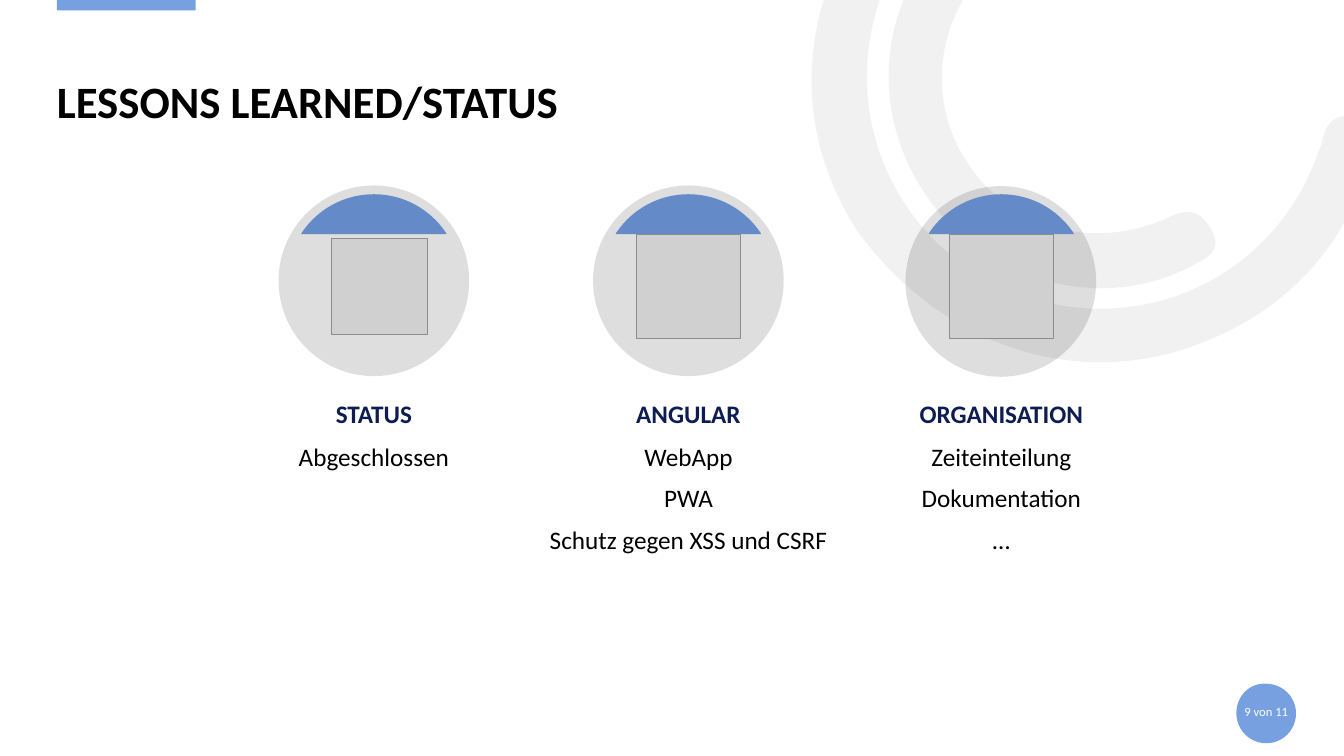
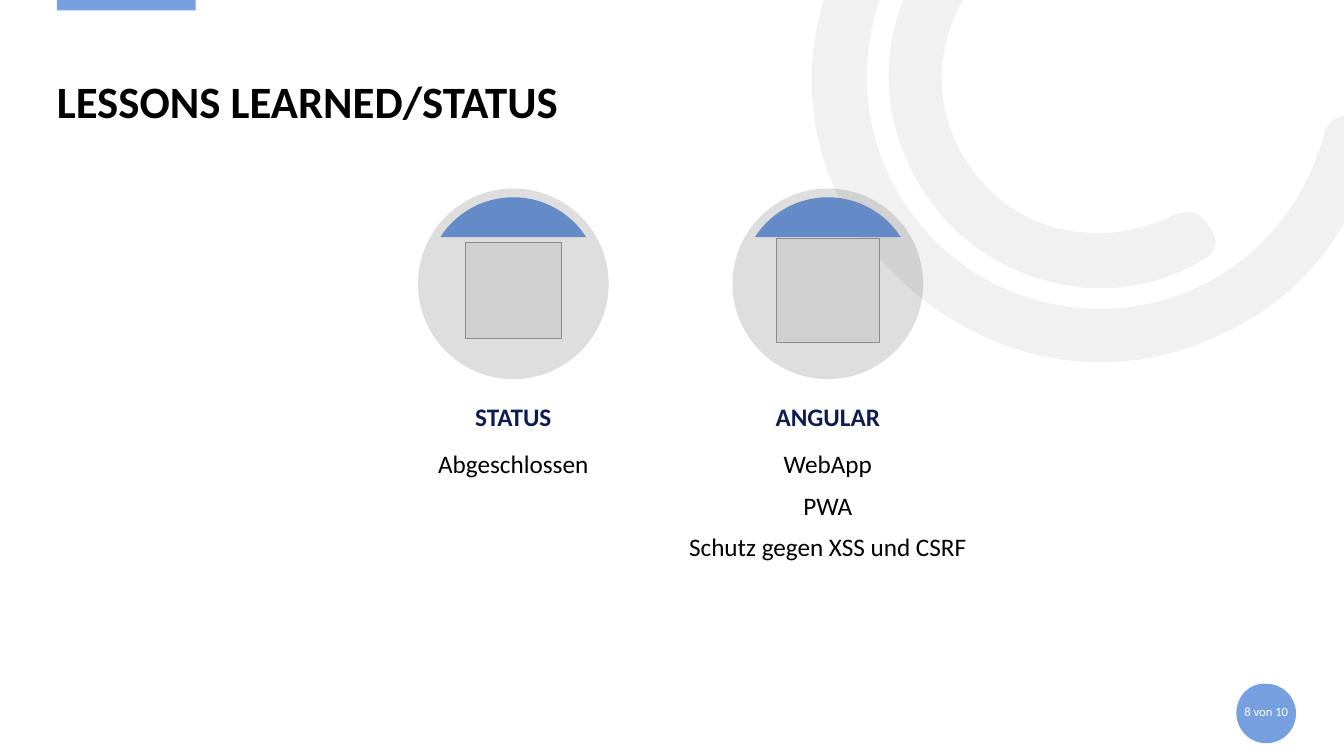
Before and after one commit to S2210237030/EazyBooks_PRO4, a slide deck: slide 8 of Documentation/ProjectDocumentation/Präsi_EazyBooks.pptx (slide 9 before the commit). Drawn at 1344x756 pixels with LibreOffice and Linux fonts; fonts in the diff are those of the drawing; grey boxes stand for pictures. Boxes give left, top, right and bottom in pixels: in the first picture for what was removed or moved away, otherwise in the second. Text is boxed around its words. In the diff, an @@ line names an element or a change of style, - is before the commit and + after.

```diff
--- a/Documentation/ProjectDocumentation/Präsi_EazyBooks.pptx
+++ b/Documentation/ProjectDocumentation/Präsi_EazyBooks.pptx
@@ 4 texts, 2 freeform shapes, 2 ellipses: place and size @@
-4 texts, 2 freeform shapes, 2 ellipses at box(278, 186, 827, 554)
+4 texts, 2 freeform shapes, 2 ellipses at box(418, 189, 966, 561)
@@ ellipse removed at box(905, 187, 1096, 377) @@
@@ freeform shape removed at box(929, 195, 1074, 235) @@
@@ picture removed at box(637, 235, 741, 339) @@
@@ picture added at box(776, 239, 880, 343) @@
@@ picture removed at box(950, 235, 1054, 339) @@
@@ picture: place and size @@
-picture at box(332, 239, 427, 335)
+picture at box(466, 242, 562, 338)
@@ text removed at box(920, 406, 1083, 423) @@
-ORGANISATION
@@ text removed at box(922, 448, 1081, 507) @@
-Zeiteinteilung
-Dokumentation
-…
@@ page number at box(1244, 707, 1288, 716): text changed @@
-9 von 11
+8 von 10
```
Also in this commit, not shown: 3 other slides changed, 1 slide removed, 4 other files.
